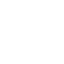
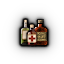
Revision of a layered 64px x 64px image; what changed, layer by layer:
added layer "medicine" above "chocolate" over [7, 8, 61, 59]
